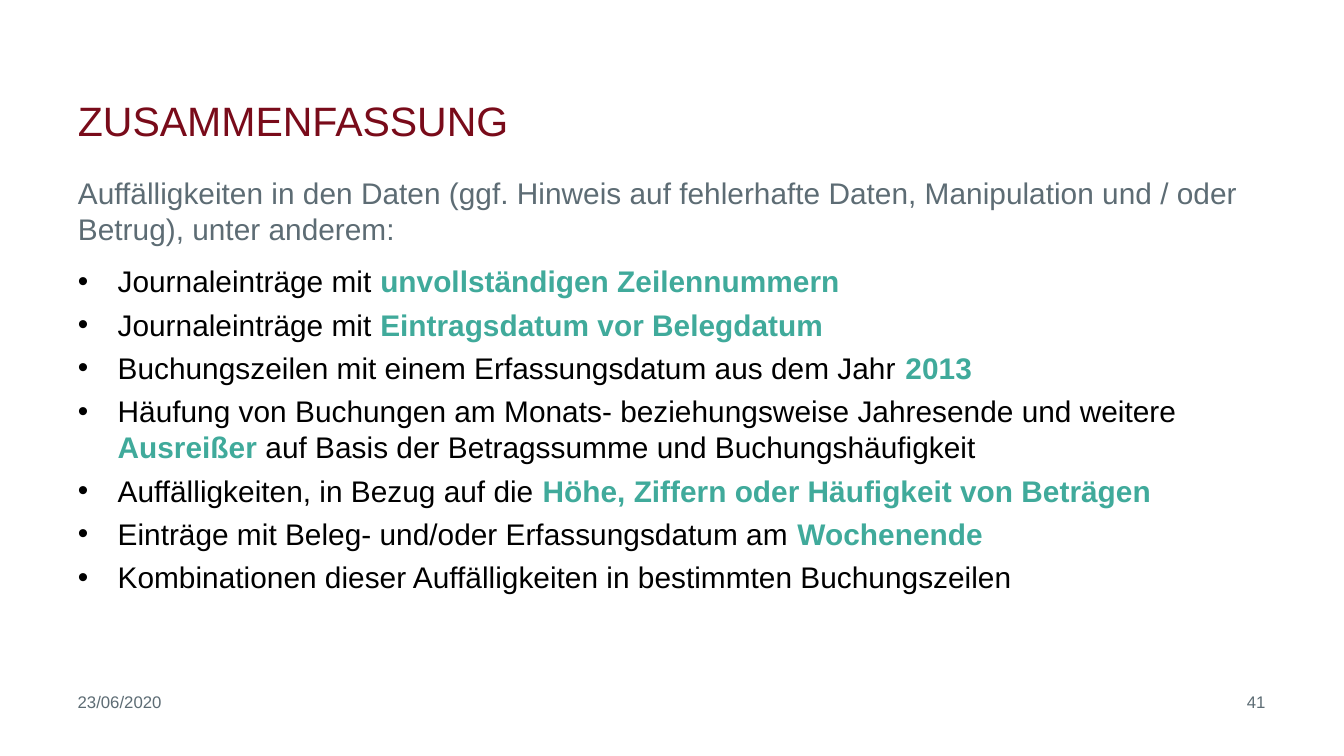
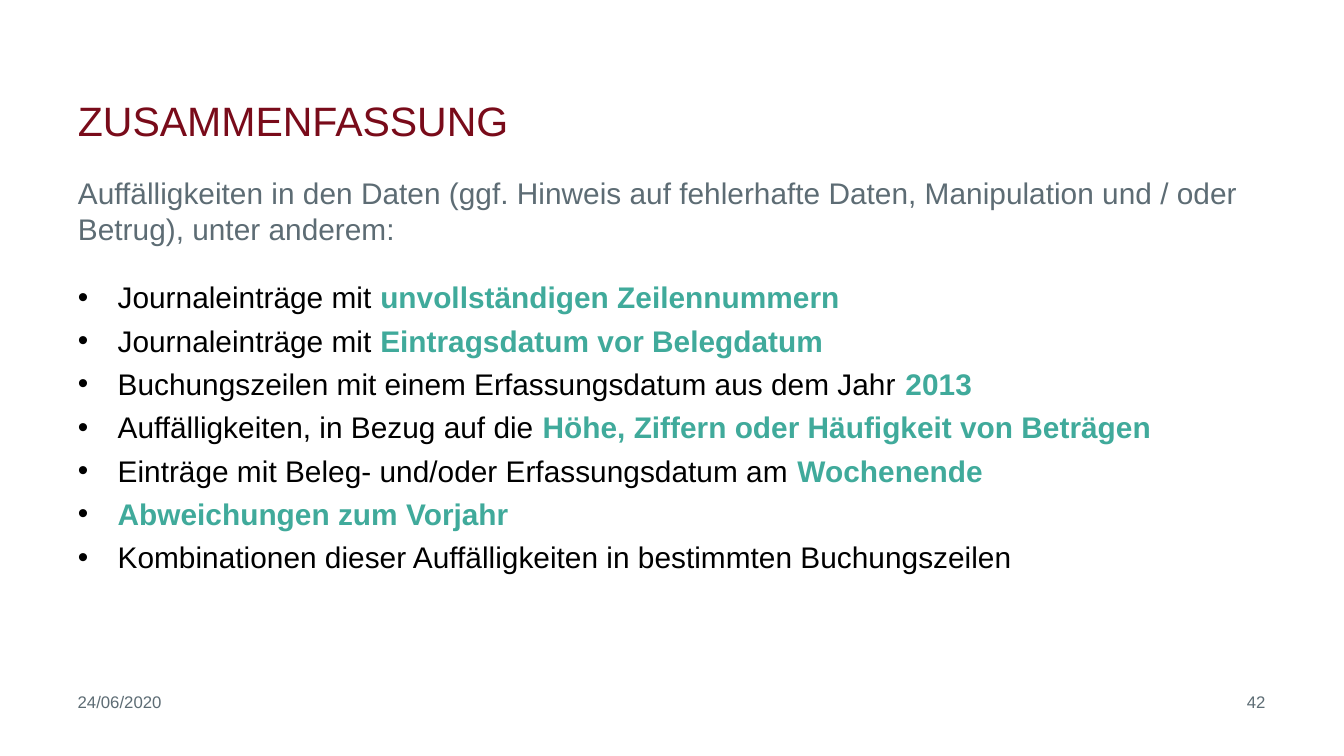
Before and after one commit to biegt/auditing_case_study, a slide deck: slide 42 of 04_output/Präsentation_Case_Study_1_Bieg_Krug.pptx (slide 41 before the commit). Drawn at 1344x756 pixels with LibreOffice and Linux fonts; fonts in the diff are those of the drawing; background and template pictures are left out. Boxes give left, top, right and bottom in pixels: in the first picture for what was removed or moved away, otherwise in the second. Text is boxed around its words. In the diff, an @@ line names an element or a change of style, - is before the commit and + after.

```diff
--- a/04_output/Präsentation_Case_Study_1_Bieg_Krug.pptx
+++ b/04_output/Präsentation_Case_Study_1_Bieg_Krug.pptx
@@ text "Journaleinträge mit unvollständigen Zeilennummern": place and size @@
-text "Journaleinträge mit unvollständigen Zeilennummern" at (118,270,1176,594)
+text "Journaleinträge mit unvollständigen Zeilennummern" at (118,286,1150,574)
@@ text at (118,400,1176,464): paragraph removed @@
-• Häufung von Buchungen am Monats- beziehungsweise Jahresende und weitere Ausreißer auf Basis der Betragssumme und Buchungshäufigkeit
@@ text at (118,503,508,530): paragraph added @@
+• Abweichungen zum Vorjahr
@@ text at (78,696,162,708): text changed @@
-23/06/2020
+24/06/2020
@@ page number at (1247,696,1266,708): text changed @@
-41
+42
```
Also in this commit, not shown: 39 other slides changed, 2 slides added, 1 other file.
